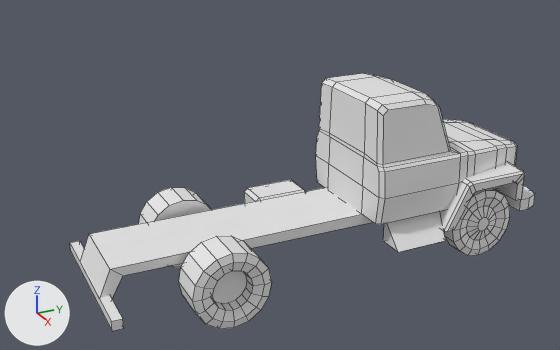
Renders of the Blender file blender/автомобили/газ_3307/газ_3307_fixed.blend from each side of a commit.
One viewpoint serves both versions: a 50 mm camera at (8.63, -7.95, 5.26) aimed at (-0.05, -3.69, 1.36). Every picture has the same lights, and +X, +Y and +Z are marked at lower left. Mesh edges are drawn as thin lines. Materials are left out; every surface is plain grey.
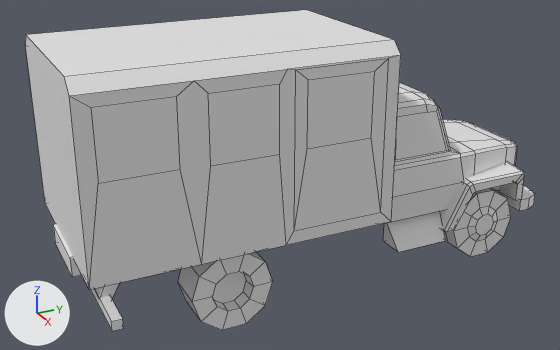
What differs and where, as boxes (x1, y1, x2, y2) in the pictures (560 x 350 px; the box of a moved part takes in the faces that stretch with it):
'Cube', reshaped (10% wider, 24% taller): before (70, 73, 535, 331); after (25, 10, 535, 331)
part 1 of me_cube, added: after (53, 224, 82, 277)
part 2 of me_cube, rebuilt: before (445, 188, 510, 256); after (445, 188, 511, 257)
part 3 of me_cube, added: after (25, 10, 401, 290)
part 4 of me_cube, moved or reshaped: before (139, 187, 272, 329); after (178, 252, 273, 330)
part 5 of me_cube, moved or reshaped: before (381, 101, 507, 224); after (383, 101, 475, 224)

The edits, one by one:
me_cube is used by ob_cube; location (0.0, 0.0, 0.0).
me_cube had 678 vertices, 565 faces and spanned x -1.13..1.13, y -6.36..0.0, z -0.02..2.42.
me_cube now has 608 vertices, 487 faces and spans x -1.25..1.25, y -6.63..0.0, z -0.01..3.32.
me_cube part 1: a new loose piece, a box spanning x -0.49..0.49, y -6.63..-2.69, z 0.8..1.06.
me_cube part 2: the loose piece of 80 vertices spanning x 0.72..0.96, y -1.49..-0.47, z -0.02..1.0 is rebuilt with 40 vertices and now spans x 0.72..0.98, y -1.5..-0.46, z 0.0..0.98.
me_cube part 3: a new loose piece of 48 vertices spanning x -1.25..1.25, y -6.59..-2.77, z 1.03..3.32.
me_cube part 4: 4 vertices moved within x -1.11..1.11, y -4.37, z 0.49; 154 vertices removed from x -1.13..1.13, y -5.4..-4.41, z -0.02..1.0; 110 vertices added at x -1.11..1.11, y -5.71..-4.06, z -0.01..0.98.
me_cube part 5: 4 vertices moved from x -0.75..0.75, y -1.76..-1.68, z 2.28..2.29 to x -0.75..0.75, y -1.75..-1.67, z 2.25..2.26; 26 vertices removed from x -0.91..0.91, y -1.45..-0.69, z 0.8..1.61; 24 vertices added at x -0.91..0.91, y -2.46..-0.85, z 0.38..2.24.
